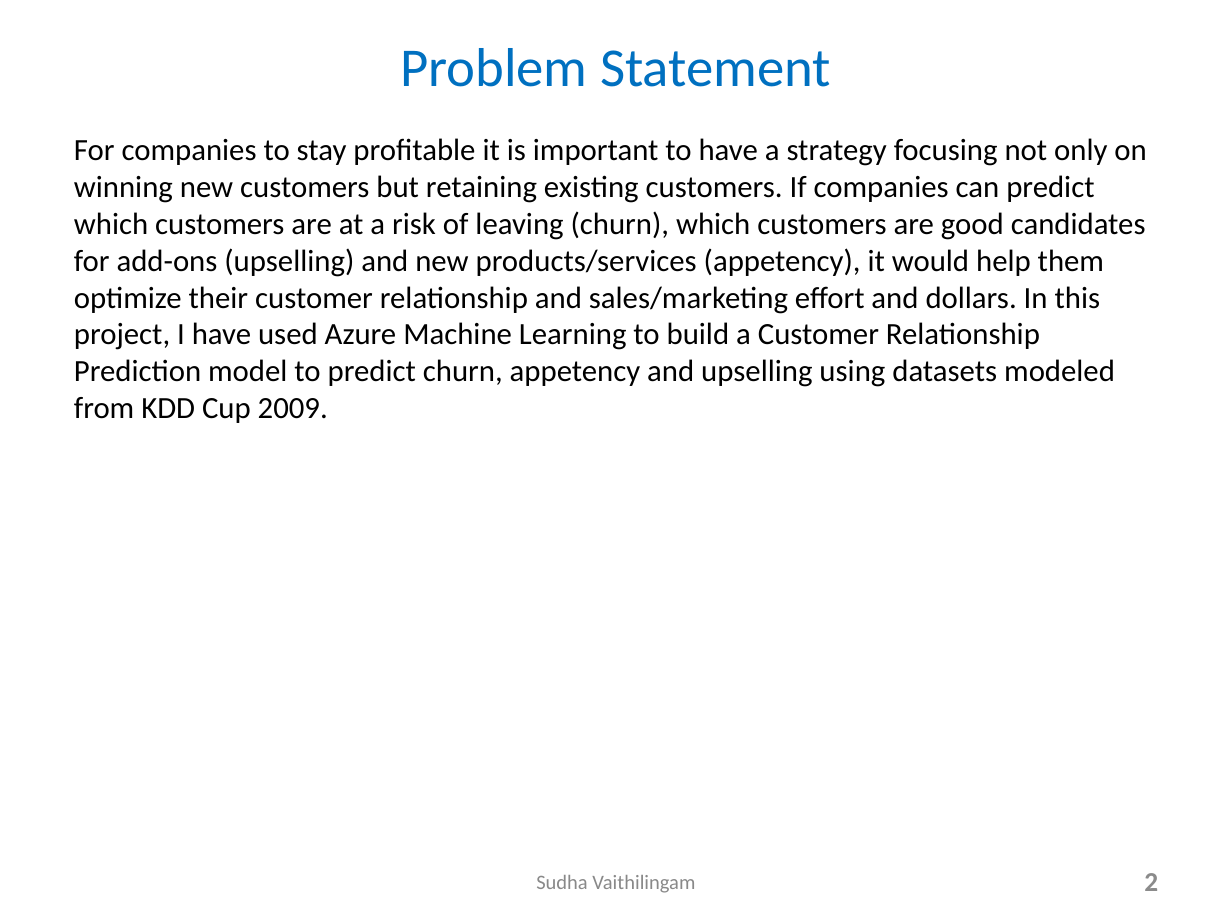
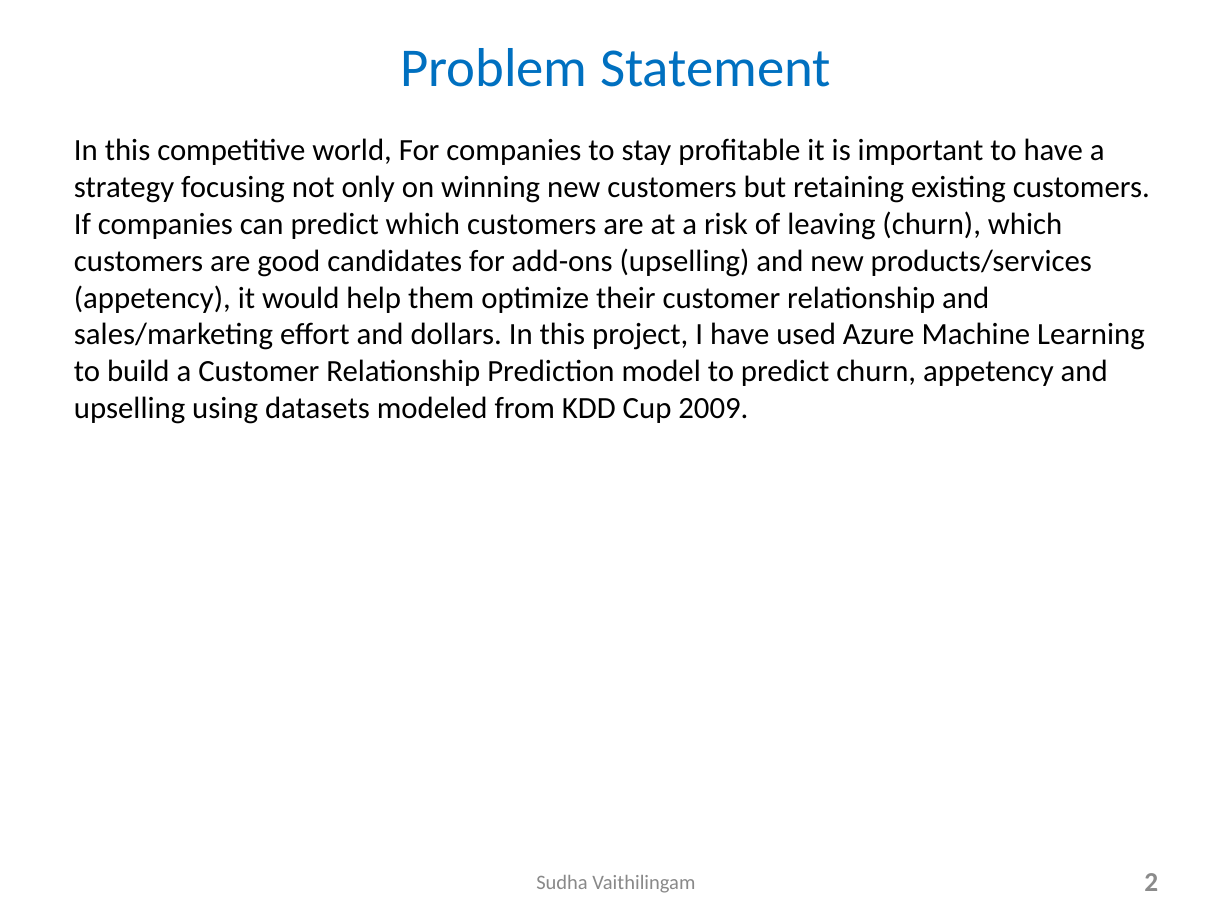
Before and after one commit to SVRD17/DeepAzureFinalProject, a slide deck: slide 2 of AzureMachineLearning_Slides_VaithilingamSudha.pptx. Drawn at 1232x924 pixels with LibreOffice and Linux fonts; fonts in the diff are those of the drawing. Boxes give left, top, right and bottom in pixels: in the first picture for what was removed or moved away, otherwise in the second. Text is boxed around its words. In the diff, an @@ line names an element or a change of style, - is before the commit and + after.

```diff
--- a/AzureMachineLearning_Slides_VaithilingamSudha.pptx
+++ b/AzureMachineLearning_Slides_VaithilingamSudha.pptx
@@ text at <box>74,138,1150,424</box>: text changed @@
-For companies to stay profitable it is important to have a strategy focusing not only on winning new customers but retaining existing customers. If companies can predict which customers are at a risk of leaving (churn), which customers are good candidates for add-ons (upselling) and new products/services (appetency), it would help them optimize their customer relationship and sales/marketing effort and dollars. In this project, I have used Azure Machine Learning to build a Customer Relationship Prediction model to predict churn, appetency and upselling using datasets modeled from KDD Cup 2009.
+In this competitive world, For companies to stay profitable it is important to have a strategy focusing not only on winning new customers but retaining existing customers. If companies can predict which customers are at a risk of leaving (churn), which customers are good candidates for add-ons (upselling) and new products/services (appetency), it would help them optimize their customer relationship and sales/marketing effort and dollars. In this project, I have used Azure Machine Learning to build a Customer Relationship Prediction model to predict churn, appetency and upselling using datasets modeled from KDD Cup 2009.
```
Also in this commit, not shown: 5 other slides changed, 2 other files.
